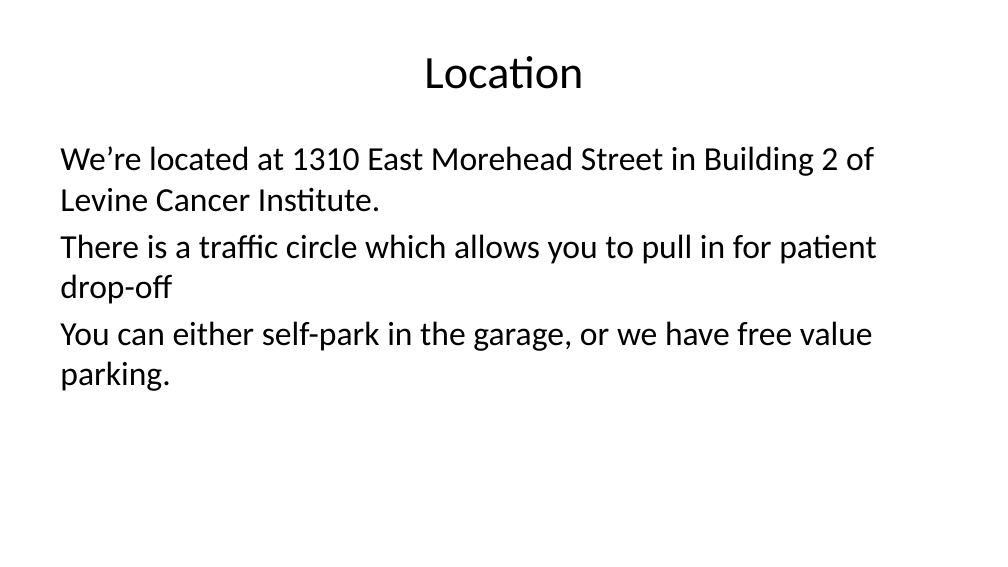
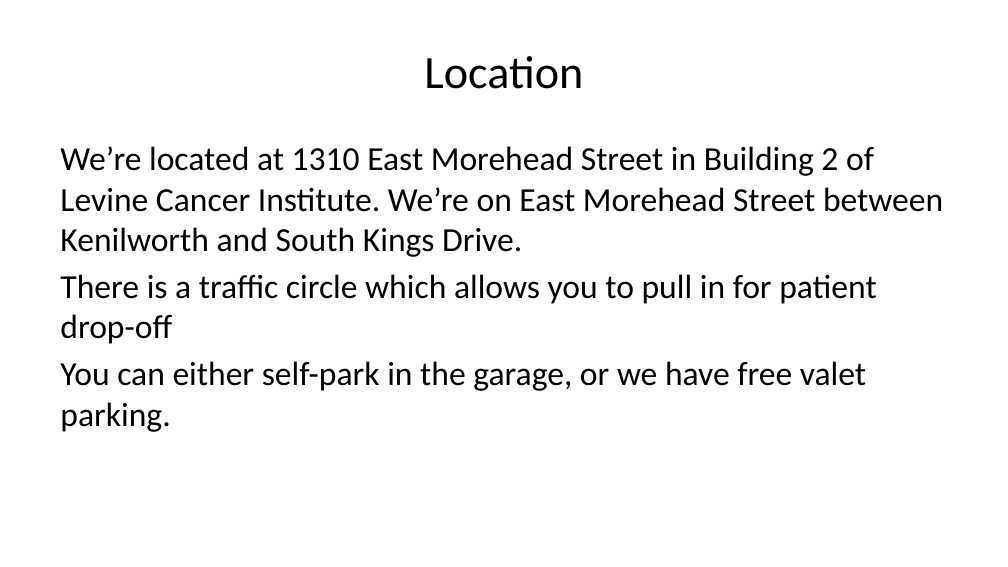
Before and after one commit to jcsalo/patient_education, a slide deck: slide 3 of lci_intro_slides.pptx. Drawn at 1008x567 pixels with LibreOffice and Linux fonts; fonts in the diff are those of the drawing. Boxes give left, top, right and bottom in pixels: in the first picture for what was removed or moved away, otherwise in the second. Text is boxed around its words. In the diff, an @@ line names an element or a change of style, - is before the commit and + after.

```diff
--- a/lci_intro_slides.pptx
+++ b/lci_intro_slides.pptx
@@ text at (60, 146, 943, 257): text changed @@
-We’re located at 1310 East Morehead Street in Building 2 of Levine Cancer Institute.
+We’re located at 1310 East Morehead Street in Building 2 of Levine Cancer Institute. We’re on East Morehead Street between Kenilworth and South Kings Drive.
@@ text at (60, 361, 866, 432): text changed @@
-You can either self-park in the garage, or we have free value parking.
+You can either self-park in the garage, or we have free valet parking.
```
Also in this commit, not shown: 5 other files.
